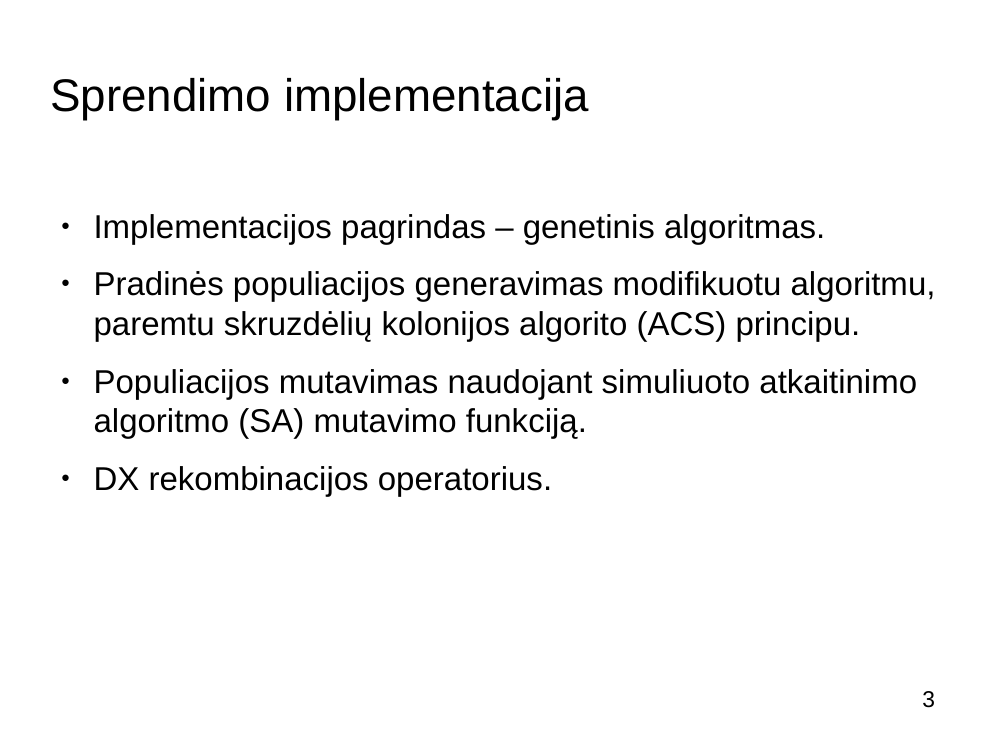
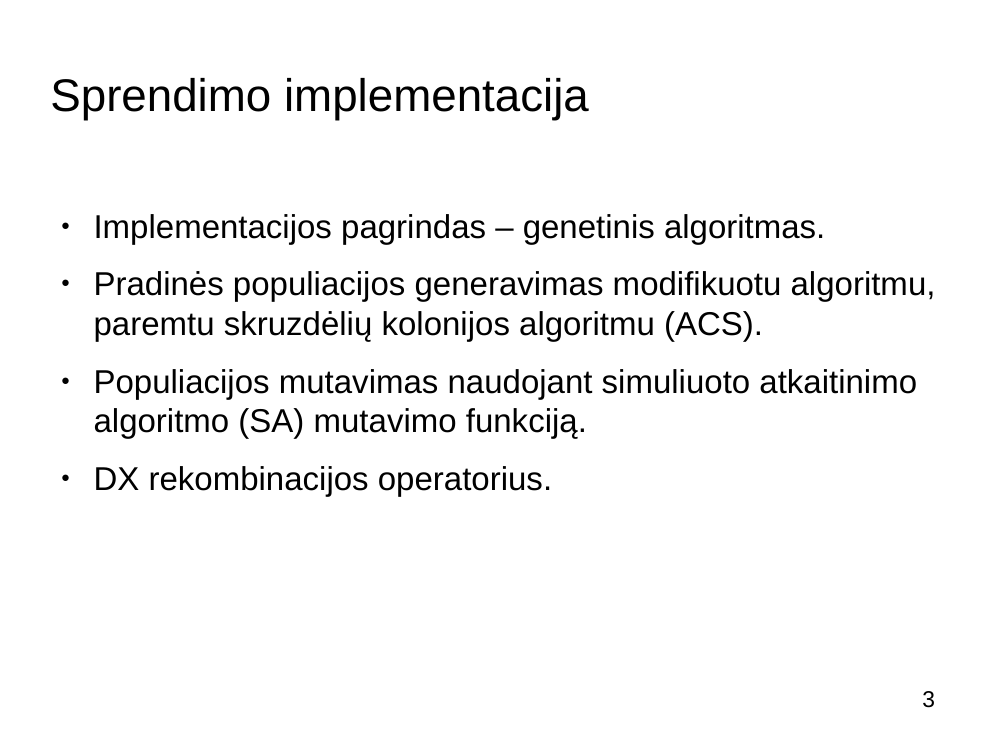
Before and after one commit to buz-zard/_archive, a slide deck: slide 3 of final-thesis/doc/presentation_[K.Š.].odp. Drawn at 1008x756 pixels with LibreOffice and Linux fonts; fonts in the diff are those of the drawing; background and template pictures are left out. Boxes give left, top, right and bottom in pixels: in the first picture for what was removed or moved away, otherwise in the second. Text is boxed around its words. In the diff, an @@ line names an element or a change of style, - is before the commit and + after.

```diff
--- a/final-thesis/doc/presentation_[K.Š.].odp
+++ b/final-thesis/doc/presentation_[K.Š.].odp
@@ text at [94, 271, 936, 342]: text changed @@
-● Pradinės populiacijos generavimas modifikuotu algoritmu, paremtu skruzdėlių kolonijos algorito (ACS) principu.
+● Pradinės populiacijos generavimas modifikuotu algoritmu, paremtu skruzdėlių kolonijos algoritmu (ACS).
```
Also in this commit, not shown: 8 other slides changed, 2 slides added, 3 slides removed, 1 other file.
